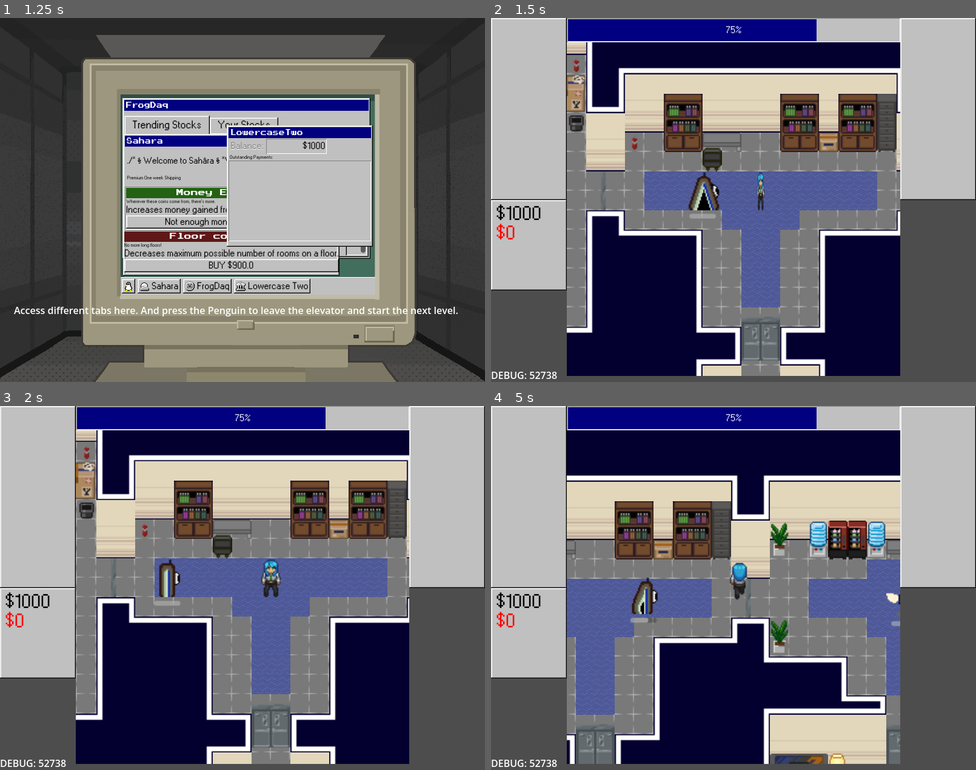
Above: before the commit, frames 1-4 (two rows, left to right).
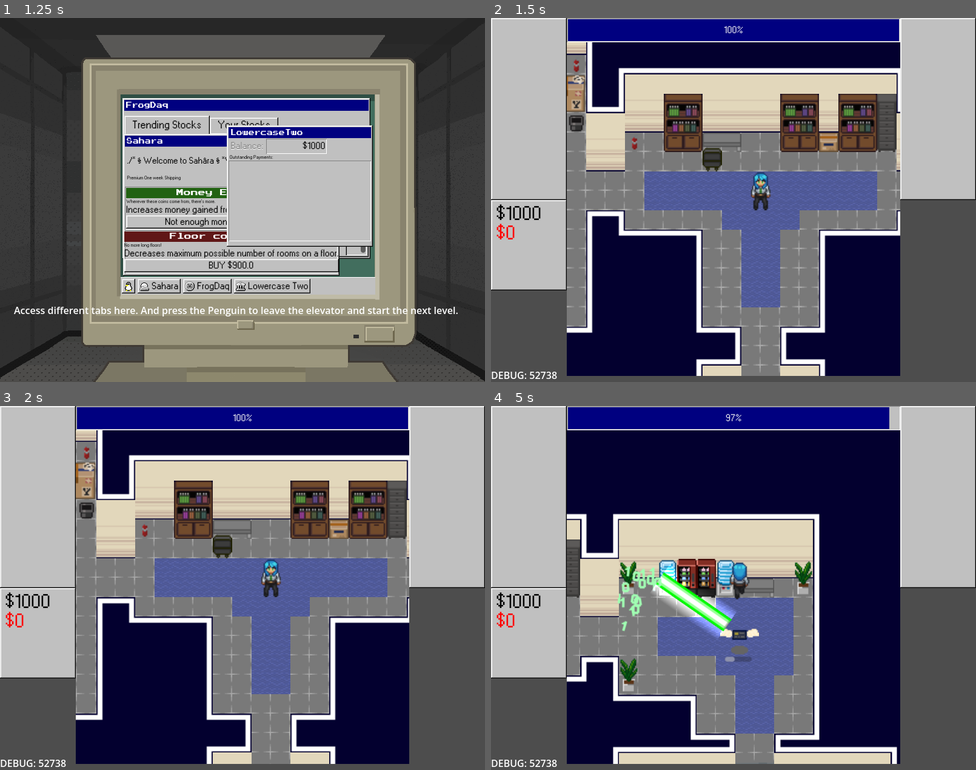
Above: after the commit, the same moments.

Repository: ygda-org/stock-strikers
Game: Godot game, scene res://main/tutorial/tutorial_elevator.tscn
The game is run twice, just before and just after one commit, with the same random seed, the same clock (stepped at 60 frames per second) and the same inputs. This scene is started directly instead of the project's main scene. Sound files missing from this copy of the repository are replaced by a short silence.
Inputs (mouse positions are in pixels of both pictures, inside the frame that each line leads up to):
- Up to frame 1 (1.25 s): click "BUY" at 0.5 s
- Up to frame 2 (1.5 s): click (617, 287) at 1.25 s
- Up to frame 3 (2 s): no input
- Up to frame 4 (5 s): move the mouse to (840, 569) at 2.02 s; hold D (move_right) 2.03-2.78 s; tap Shift (dodge) at 2.1, 3.6 s; move the mouse to (636, 606) at 2.77 s; hold S (move_down) 2.78-3.53 s; click (636, 606) at 2.85 s; move the mouse to (782, 507) at 3.52 s; hold D (move_right) 3.53-4.28 s; move the mouse to (709, 660) at 4.27 s; hold W (move_up) from 4.28 s (still down); click (709, 660) at 4.35 s

Frame 1 is identical in both runs. In frame 2, 2.3% of the frame differs, in the area x 22-85%, y 0-95%; in frame 3, 1.9%; in frame 4, 48%, in the area x 15-85%, y 0-99%.

Commit message:
misc fixes

Diff:
--- a/gui/stock_option.gd
+++ b/gui/stock_option.gd
@@ -63,7 +63,7 @@
 func _on_buy_button_pressed() -> void:
 	var dividend_ct : SpinBox = $VBoxContainer/BuyingRow/Dividends
 	if is_shop_stock:
-		if dividend_ct.value * cost_per > PlayerStats.money:
+		if dividend_ct.value * cost_per > PlayerStats.money or int(PlayerStats.get_total_debt()) > 0:
 			SfxManager.create_audio(SFXSettings.SFX_LABEL.BuyFail)
 			return
 		$Disable.visible = true
--- a/level/level.gd
+++ b/level/level.gd
@@ -204,3 +204,6 @@
 			closest_room = room
 			min_dist = dist
 	player_pos = closest_room.player_spawn
+	for enemy in closest_room.my_enemies:
+		enemy.queue_free()
+		closest_room.on_all_enemies_dead()
--- a/player/bullet/bullet.tscn
+++ b/player/bullet/bullet.tscn
@@ -68,7 +68,7 @@
 shape = SubResource("CircleShape2D_473kp")
 
 [node name="Timer" type="Timer" parent="." unique_id=451219250]
-wait_time = 6.0
+wait_time = 5.0
 one_shot = true
 autostart = true
 
